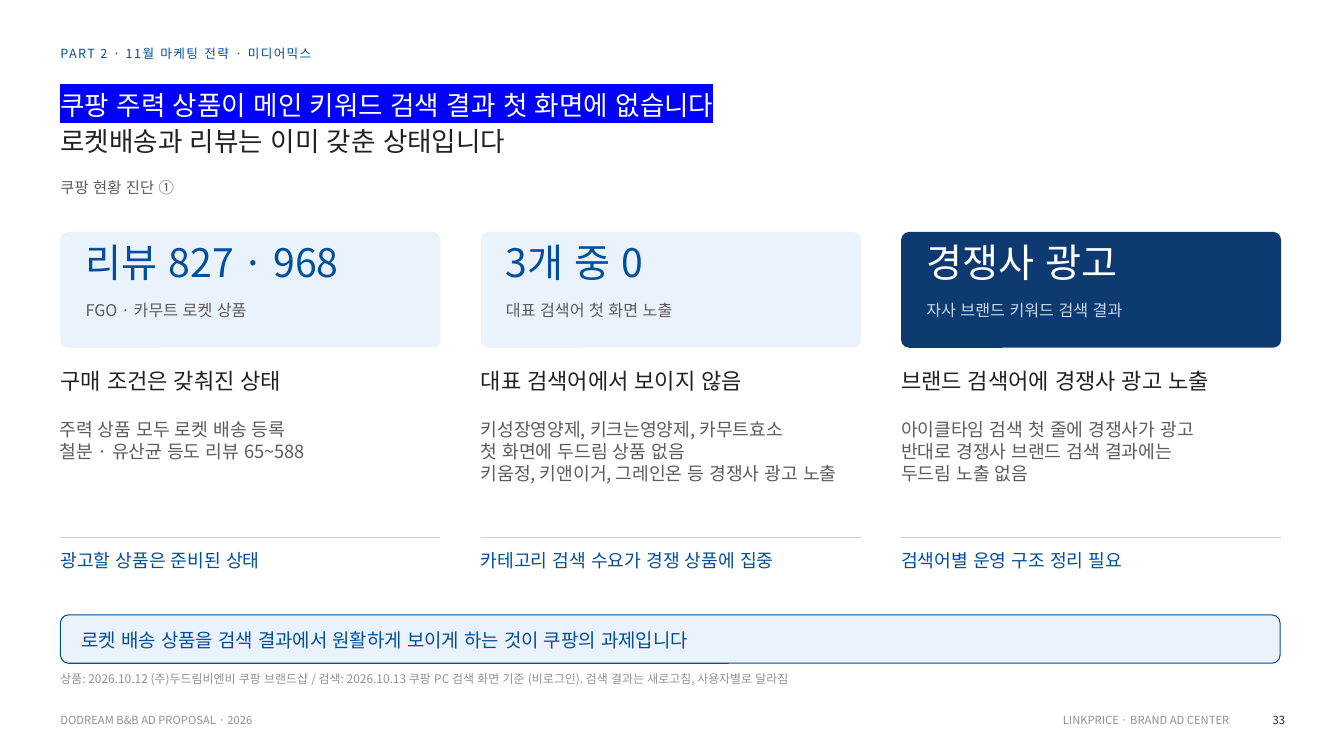
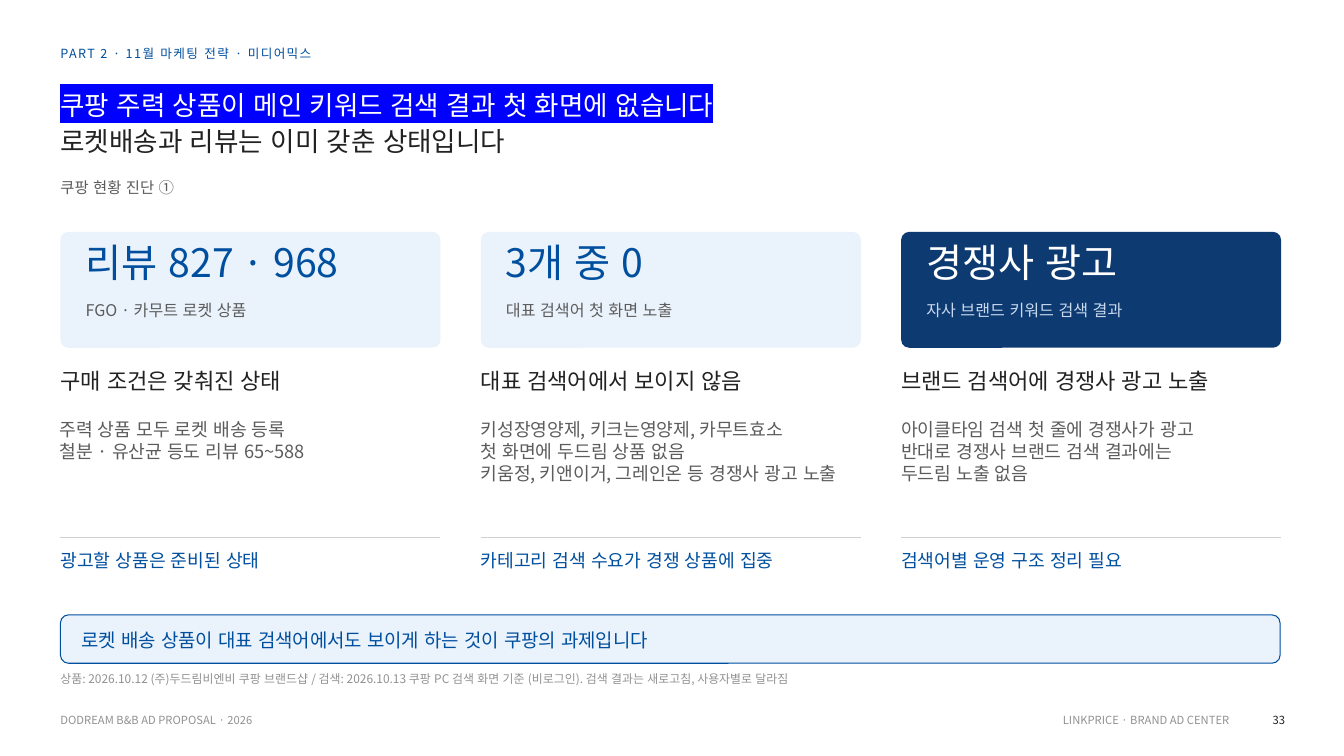
Before and after one commit to sonnet24/mypage, a slide deck: slide 1 of 쿠팡_오픈마켓_11월_261013_취합본.pptx. Drawn at 1344x756 pixels with LibreOffice and Linux fonts; fonts in the diff are those of the drawing. Boxes give left, top, right and bottom in pixels: in the first picture for what was removed or moved away, otherwise in the second. Text is boxed around its words. In the diff, an @@ line names an element or a change of style, - is before the commit and + after.

```diff
--- a/쿠팡_오픈마켓_11월_261013_취합본.pptx
+++ b/쿠팡_오픈마켓_11월_261013_취합본.pptx
@@ text at (x1=82, y1=631, x2=648, y2=649): text changed @@
-로켓 배송 상품을 검색 결과에서 원활하게 보이게 하는 것이 쿠팡의 과제입니다
+로켓 배송 상품이 대표 검색어에서도 보이게 하는 것이 쿠팡의 과제입니다
```
Also in this commit, not shown: 1 other slide changed.
